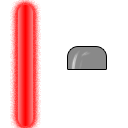
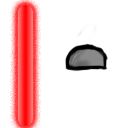
Layers edited between the first and the second (128, 128) image:
moved "Layer 1" out of group "Group 2", painted on it over [65, 43, 108, 72]
added layer "Layer 2" above "Group 2" over [65, 24, 108, 71]
hid group "Group 2" (1 layers) over [67, 44, 106, 69]
